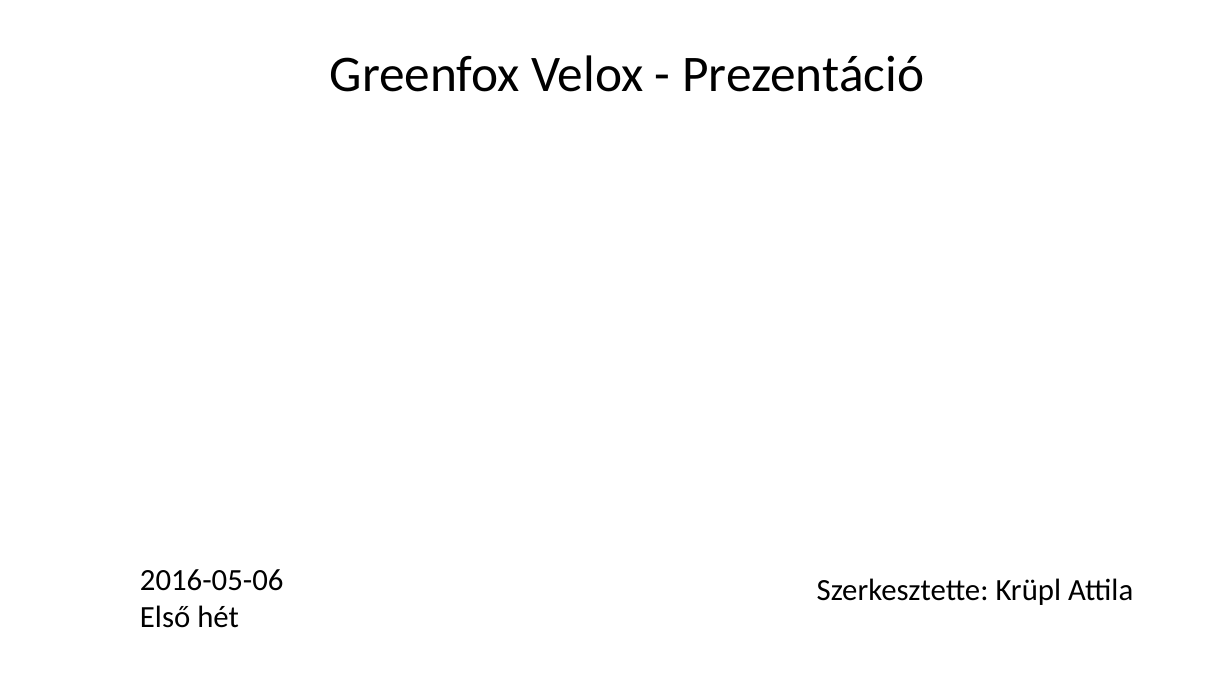
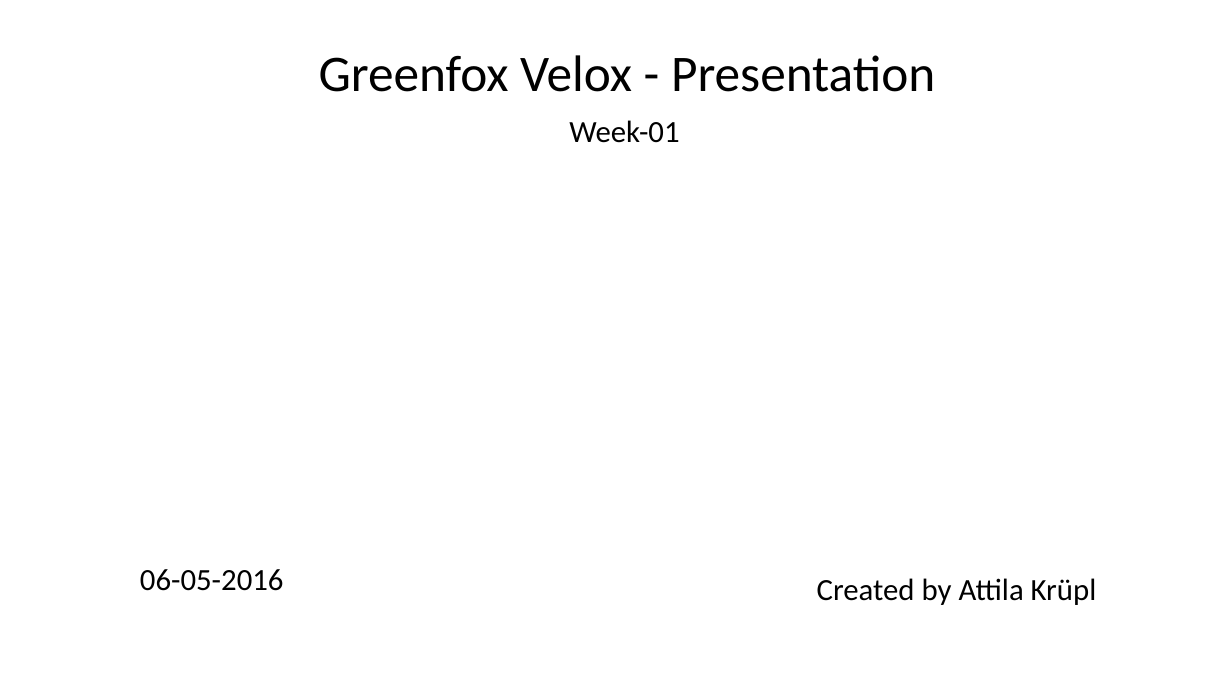
Before and after one commit to greenfox-velox/attilakrupl, a slide deck: slide 1 of week-01/day-5/presentation/Presentation_Week-01.pptx. Drawn at 1232x693 pixels with LibreOffice and Linux fonts; fonts in the diff are those of the drawing; background and template pictures are left out. Boxes give left, top, right and bottom in pixels: in the first picture for what was removed or moved away, otherwise in the second. Text is boxed around its words. In the diff, an @@ line names an element or a change of style, - is before the commit and + after.

```diff
--- a/week-01/day-5/presentation/Presentation_Week-01.pptx
+++ b/week-01/day-5/presentation/Presentation_Week-01.pptx
@@ text at (319,55,935,92): text changed @@
-Greenfox Velox - Prezentáció
+Greenfox Velox - Presentation
@@ text added at (569,120,679,143), 24 pt, text #000000 @@
+Week-01
@@ text at (140,569,284,591): text changed @@
-2016-05-06
-Első hét
+06-05-2016
@@ text at (817,578,1097,605): text changed @@
-Szerkesztette: Krüpl Attila
+Created by Attila Krüpl
```
Also in this commit, not shown: 6 slides added, 3 slides removed, 1 other file.
